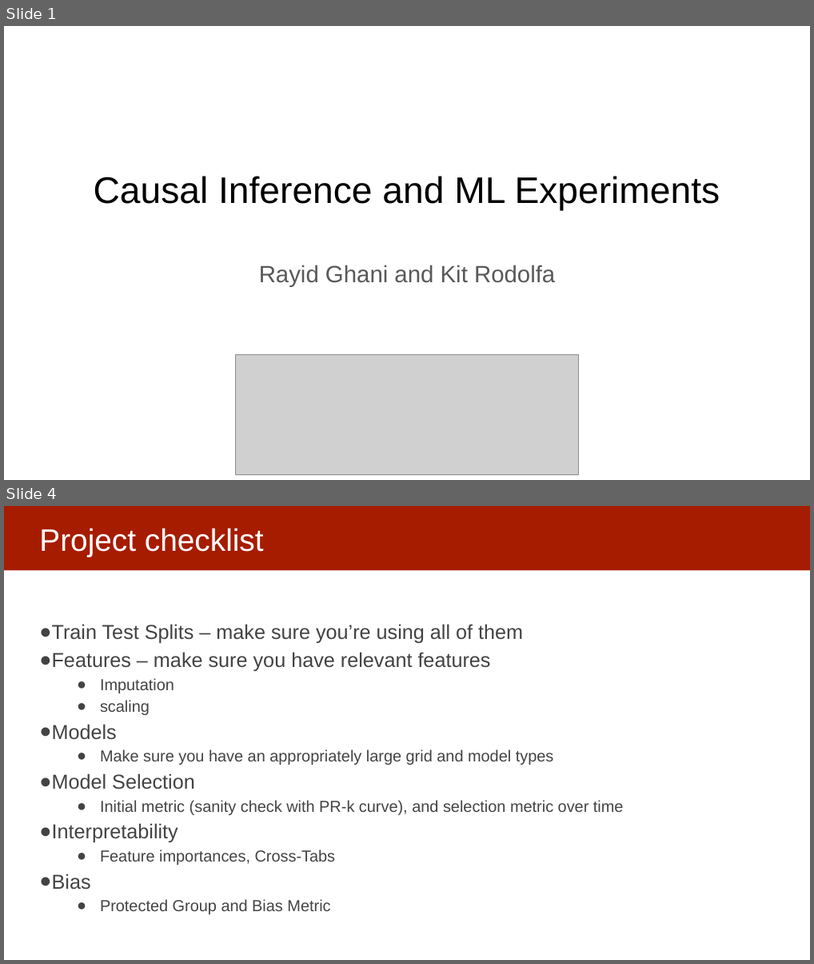
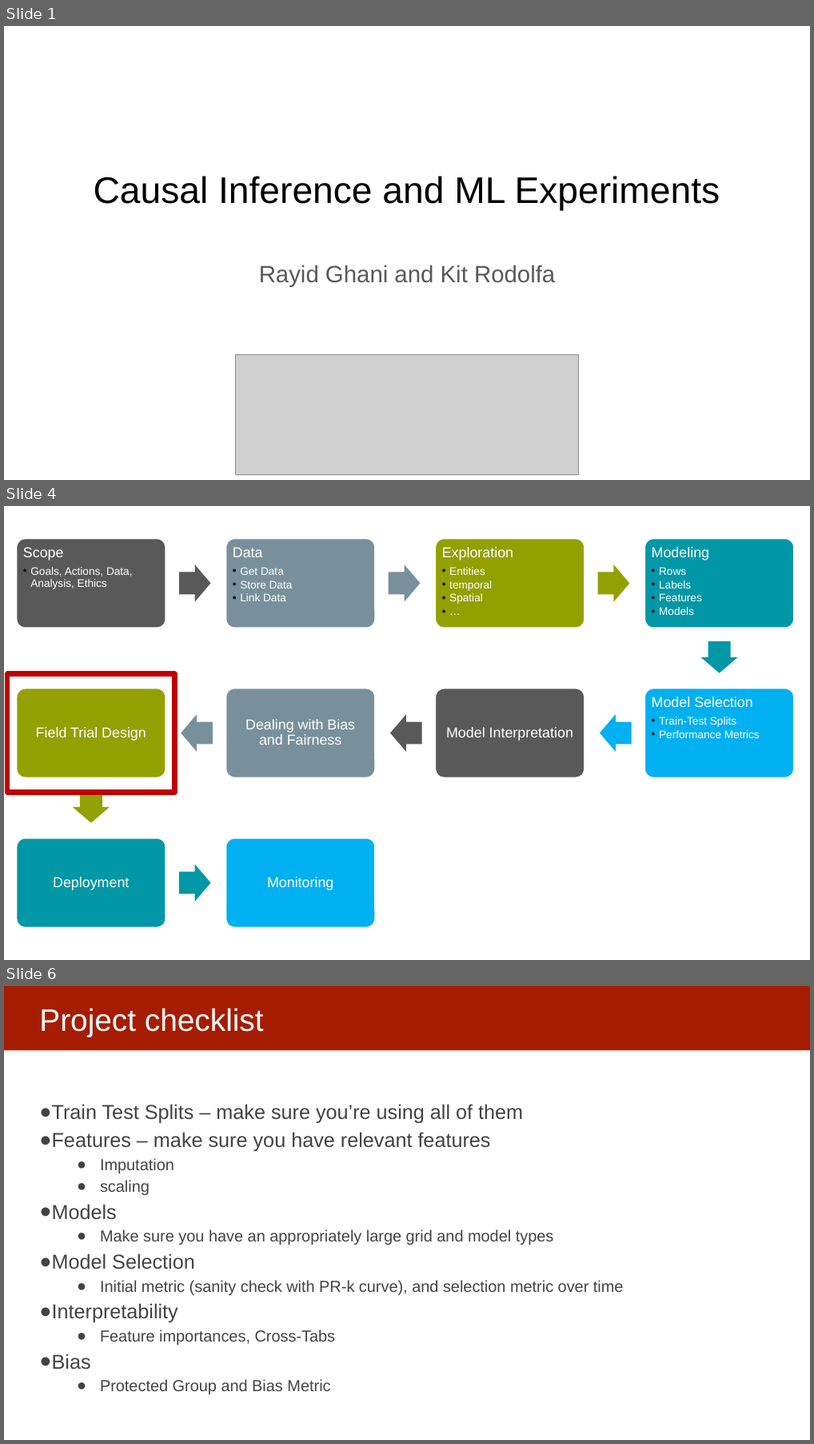
Before and after one commit to dssg/mlforpublicpolicylab, a slide deck: 14 - Causality and Field Validation/causal inference.pptx. Shown one above the other, each under a label of ours: slides 1 and 4 before the commit, slides 1, 4 and 6 after it; the slides between them are not shown. The pictures are 814x964 and 814x1444 pixels, drawn with LibreOffice and Linux fonts; fonts in the diff are those of the drawing; grey boxes stand for pictures. Boxes give left, top, right and bottom in pixels: in the first picture for what was removed or moved away, otherwise in the second. Text is boxed around its words. In the diff, an @@ line names an element or a change of style, - is before the commit and + after.

```diff
--- a/14 - Causality and Field Validation/causal inference.pptx
+++ b/14 - Causality and Field Validation/causal inference.pptx
@@ slide 4 added at [4, 506, 810, 960], background #FFFFFF @@
@@ rectangle added at [7, 673, 174, 792], outline #C00000 6 pt @@
@@ group added at [16, 538, 794, 927]: 10 rounded rectangles, 10 texts, 9 right arrows @@
+Scope
+  • Goals, Actions, Data, Analysis, Ethics
+Data
+  • Get Data
+  • Store Data
+  • Link Data
+Exploration
+  • Entities
+  • temporal
+  • Spatial
+  • …
+Modeling
+  • Rows
+  • Labels
+  • Features
+  • Models
+Model Selection
+  • Train-Test Splits
+  • Performance Metrics
+Model Interpretation
+Dealing with Bias and Fairness
+Field Trial Design
+Deployment
+Monitoring
@@ what was slide 4 is now slide 6 @@
```
Also in this commit, not shown: 2 slides changed, 2 other slides added.
